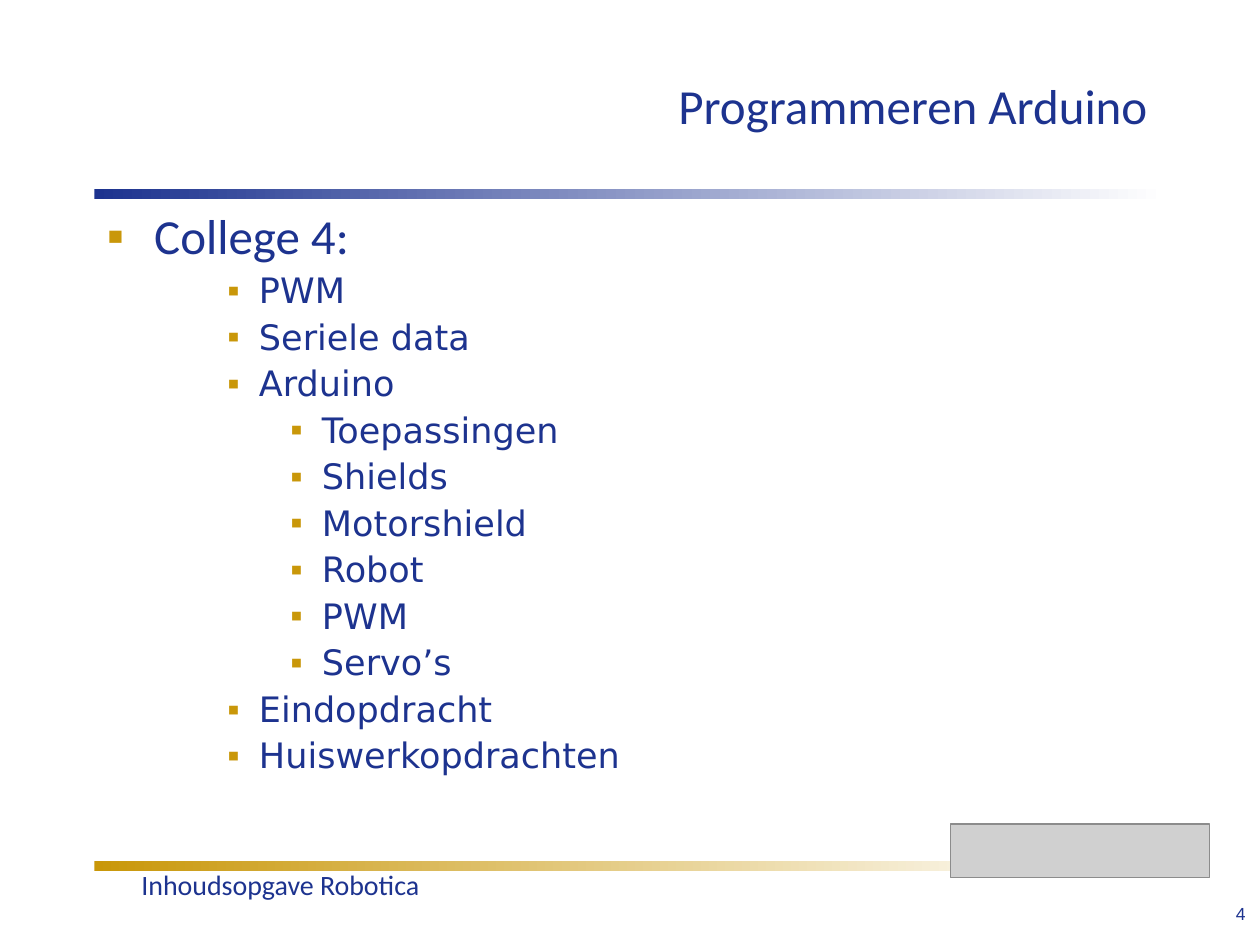
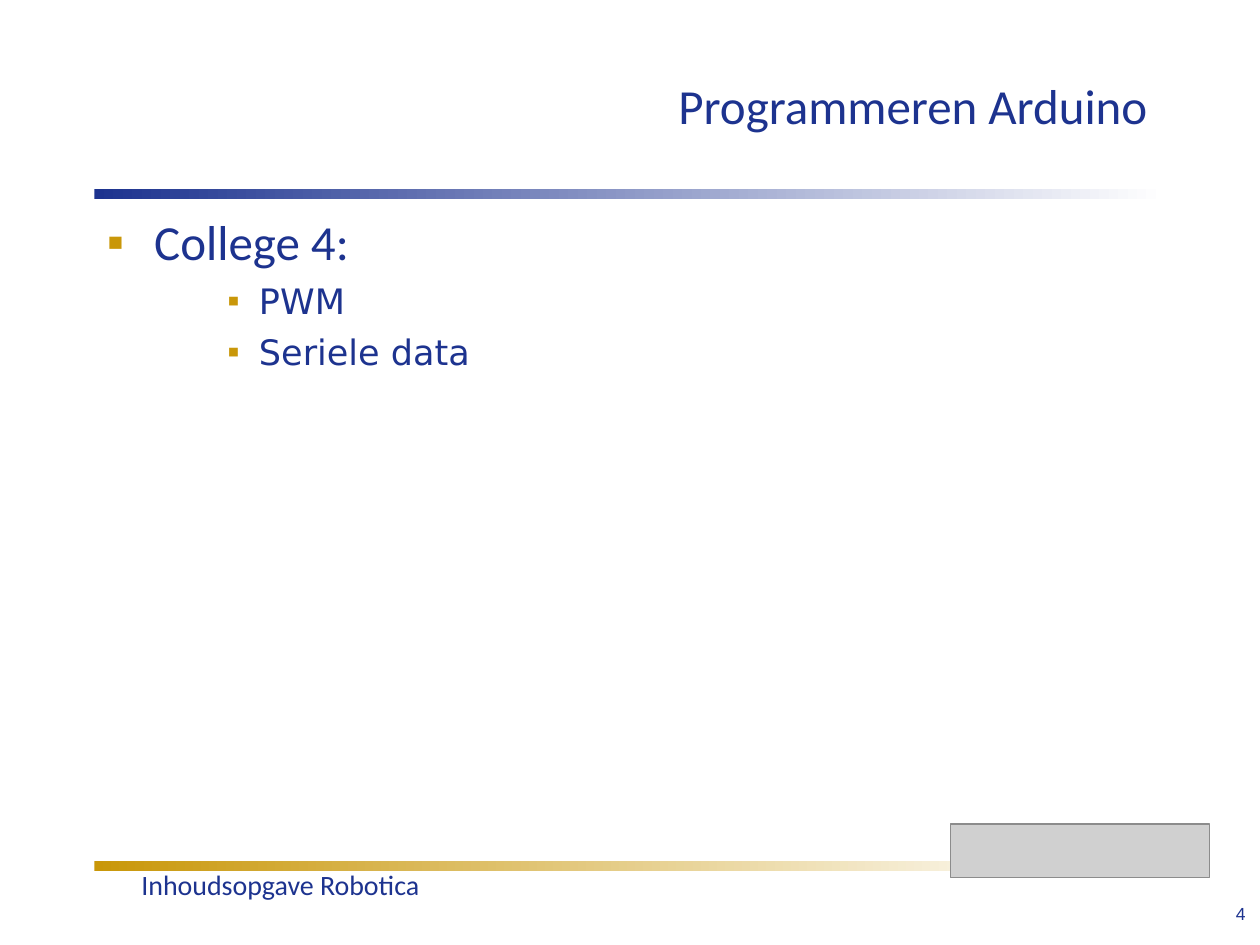
Before and after one commit to humiq/Greendevelopment, a slide deck: slide 7 of trunk/documents/Colleges/ISIROB Inhoudsopgave colleges 2012.ppt. Drawn at 1260x945 pixels with LibreOffice and Linux fonts; fonts in the diff are those of the drawing; grey boxes stand for pictures. Boxes give left, top, right and bottom in pixels: in the first picture for what was removed or moved away, otherwise in the second. Text is boxed around its words. In the diff, an @@ line names an element or a change of style, - is before the commit and + after.

```diff
--- a/trunk/documents/Colleges/ISIROB Inhoudsopgave colleges 2012.ppt
+++ b/trunk/documents/Colleges/ISIROB Inhoudsopgave colleges 2012.ppt
@@ text "College 4:" at (154,226,470,366): line spacing 0.9 to 1 @@
@@ text at (259,369,620,776): paragraphs removed @@
-    ▪ Arduino
-      ▪ Toepassingen
-      ▪ Shields
-      ▪ Motorshield
-      ▪ Robot
-      ▪ PWM
-      ▪ Servo’s
-    ▪ Eindopdracht
-    ▪ Huiswerkopdrachten
```
Also in this commit, not shown: 4 other slides changed, 2 other files.
